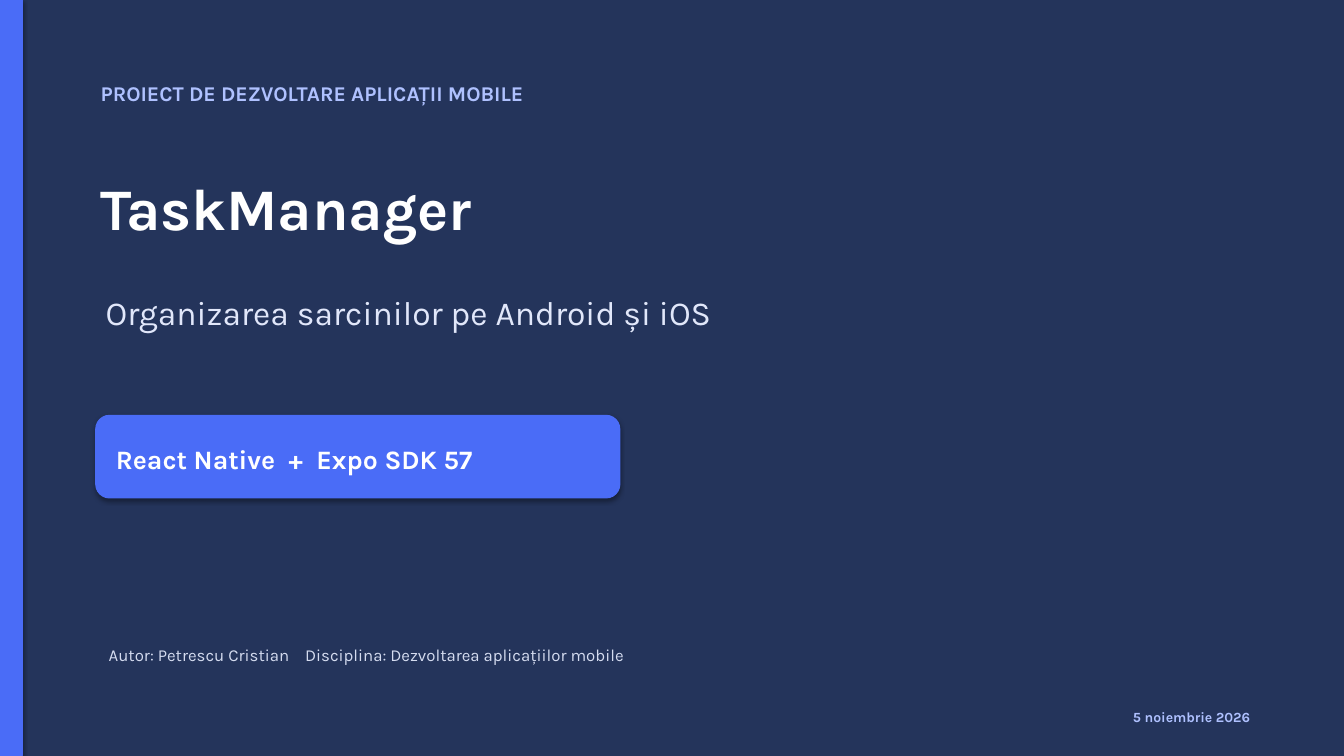
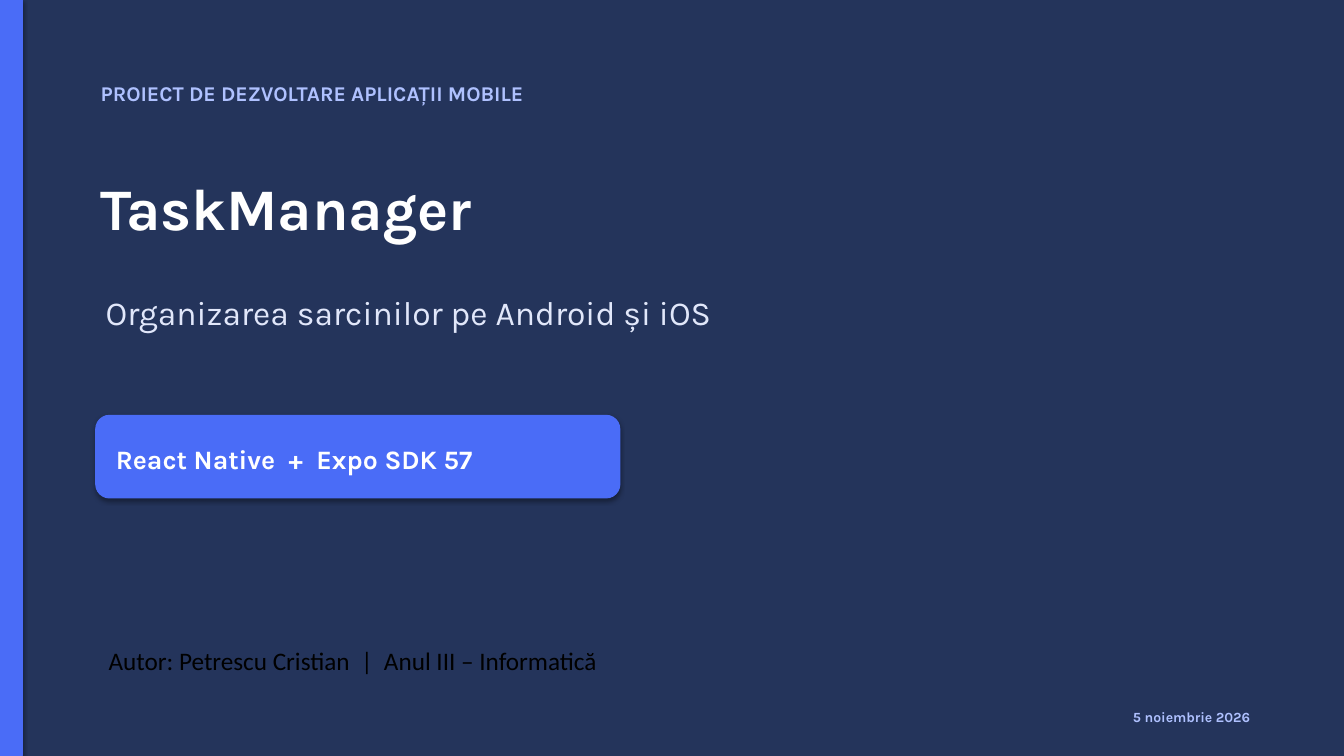
Before and after one commit to yfuugvvjvk-glitch/Aplicatie-mobila, a slide deck: slide 1 of documentatie/TaskManager_Prezentare.pptx. Drawn at 1344x756 pixels with LibreOffice and Linux fonts; fonts in the diff are those of the drawing. Boxes give left, top, right and bottom in pixels: in the first picture for what was removed or moved away, otherwise in the second. Text is boxed around its words. In the diff, an @@ line names an element or a change of style, - is before the commit and + after.

```diff
--- a/documentatie/TaskManager_Prezentare.pptx
+++ b/documentatie/TaskManager_Prezentare.pptx
@@ text at (109,652,596,670): text changed; size 12 to 18 pt; font Karla to Calibri; text colour #D5DCF0 to #000000 @@
-Autor: Petrescu Cristian Disciplina: Dezvoltarea aplicațiilor mobile
+Autor: Petrescu Cristian | Anul III – Informatică
```
Also in this commit, not shown: 4 other slides changed, 2 slides added, 7 other files.
